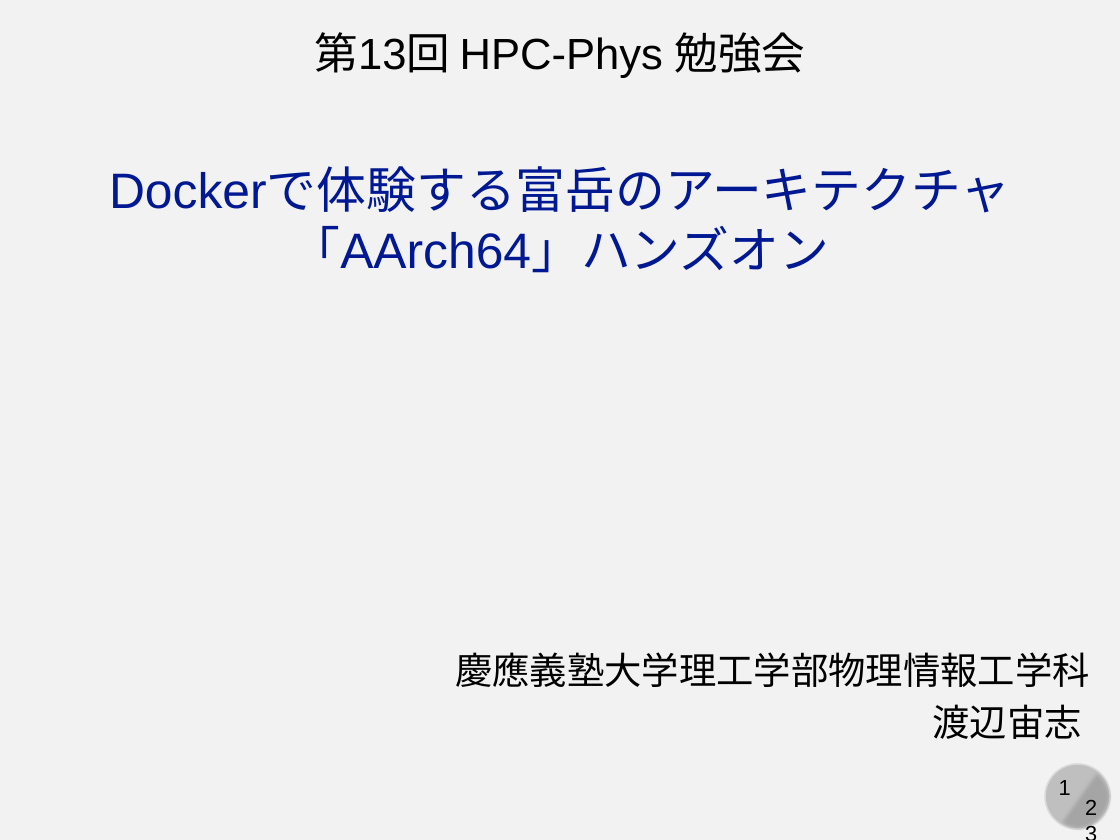
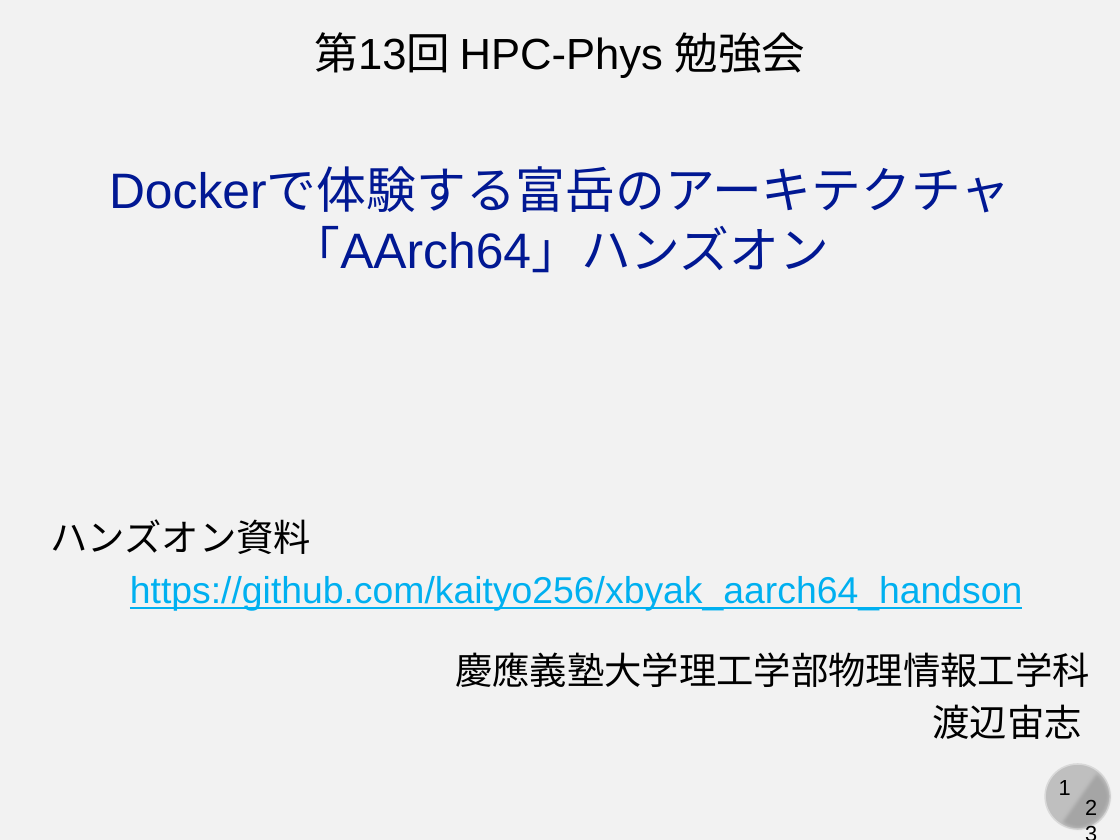
Before and after one commit to kaityo256/xbyak_aarch64_handson, a slide deck: slide 1 of slide/xbyak_aarch64.pptx. Drawn at 1120x840 pixels with LibreOffice and Linux fonts; fonts in the diff are those of the drawing. Boxes give left, top, right and bottom in pixels: in the first picture for what was removed or moved away, otherwise in the second. Text is boxed around its words. In the diff, an @@ line names an element or a change of style, - is before the commit and + after.

```diff
--- a/slide/xbyak_aarch64.pptx
+++ b/slide/xbyak_aarch64.pptx
@@ text added at [51, 519, 312, 554], 24 pt, text #000000 @@
+ハンズオン資料
@@ text added at [130, 576, 1022, 611], 24 pt, text #00B0F0, underline @@
+https://github.com/kaityo256/xbyak_aarch64_handson
```
Also in this commit, not shown: 3 slides added, 1 other file.
